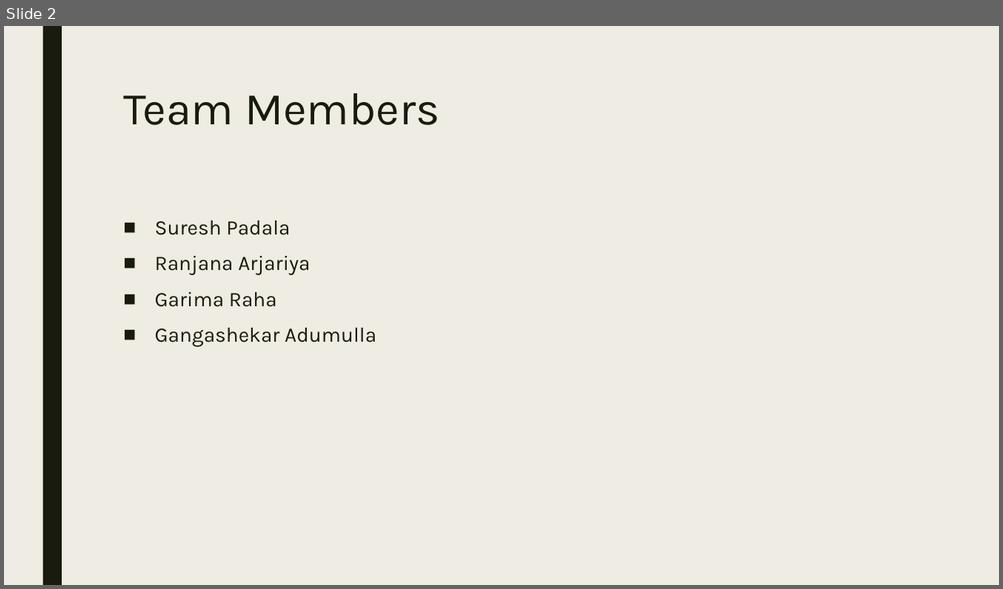
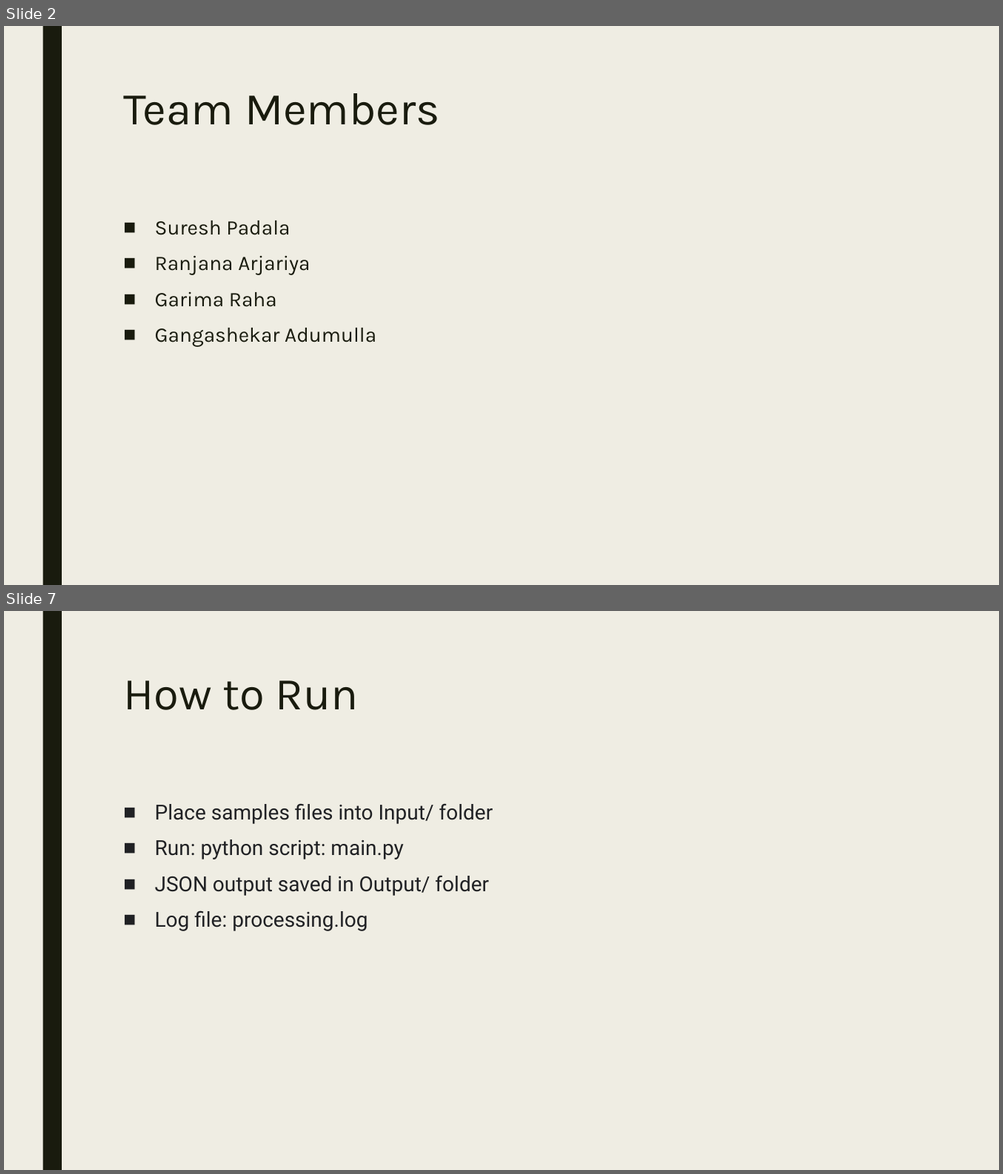
Before and after one commit to ewfx/gaied-ai-squad, a slide deck: artifacts/demo/AISquad_Gen AI Orchestrator for Email and Document Triage.pptx. Shown one above the other, each under a label of ours: slide 2 before the commit, slides 2 and 7 after it; the slides between them are not shown. The pictures are 1003x589 and 1003x1174 pixels, drawn with LibreOffice and Linux fonts; fonts in the diff are those of the drawing. Boxes give left, top, right and bottom in pixels: in the first picture for what was removed or moved away, otherwise in the second. Text is boxed around its words. In the diff, an @@ line names an element or a change of style, - is before the commit and + after.

```diff
--- a/artifacts/demo/AISquad_Gen AI Orchestrator for Email and Document Triage.pptx
+++ b/artifacts/demo/AISquad_Gen AI Orchestrator for Email and Document Triage.pptx
@@ slide 7 added at [4,611,999,1170], background #EFEDE3; not listed: 1 template element that a slide beside it also shows @@
@@ title added at [123,681,358,710], 44 pt, text #191B0E @@
+How to Run
@@ text added at [155,803,493,931], 20 pt, text #202124 @@
+■ Place samples files into Input/ folder
+■ Run: python script: main.py
+■ JSON output saved in Output/ folder
+■ Log file: processing.log
```
Also in this commit, not shown: 2 slides changed, 5 other slides added, 5 slides removed.
